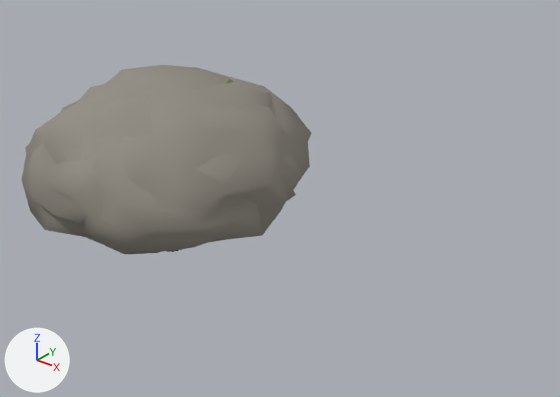
What one commit did to the Blender file public/models/coastal-assets.blend.
The view is the same before and after, from a 50 mm camera at (4.04, -3.74, 2.59) aimed at (-0.34, 1.72, -0.8). The lights are fixed; the arrows at lower left show +X, +Y and +Z. The first picture is the older version.

The first picture shows 'Granite', 'Granite.001', 'Granite.002'.
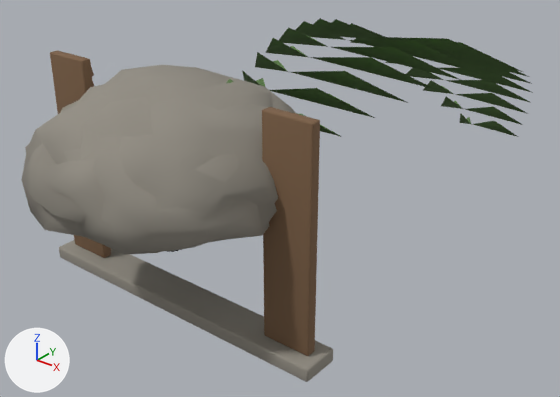
Pixel boxes (x1, y1, x2, y2) of what changed, in the pictures (560 x 397 px):
'Frame', added
    after: (50, 50, 333, 382)
    faces in mat_weathered_teak (brown #7c5f45): (50, 50, 320, 356)
    faces in mat_weathered_coastal_granite (grey #938e84): (59, 240, 333, 382)
'Palm blade', added (dark green)
    after: (242, 18, 533, 137)

What changed in the scene script:
```text
Add mat_weathered_teak:
    mat_weathered_teak = principled_material('Weathered teak')
    mat_weathered_teak.base_color = (0.2, 0.115, 0.059)  # brown #7c5f45
    mat_weathered_teak.roughness = 0.84
Add me_cube_137:
    me_cube_137.from_pydata(...)  # 2976 vertices, 3038 faces; spans x -0.29..2.55, y -0.17..0.17, z -1.02..0.9
    me_cube_137.polygons.foreach_set('use_smooth', [True] * 3038)
    # faces by material slot: [2940, 98]
    me_cube_137.materials.append(mat_weathered_teak)  # brown #7c5f45
    me_cube_137.materials.append(mat_weathered_coastal_granite)  # grey #938e84
Add me_feathered_palm:
    me_feathered_palm.from_pydata(...)  # 144 vertices, 72 faces; spans x -1.2..1.2, y 0.22..5.9, z -1.22..0.8
    me_feathered_palm.polygons.foreach_set('use_smooth', [True] * 72)
    me_feathered_palm.materials.append(mat_coastal_foliage)  # dark green #597c42
Add ob_frame:
    ob_frame = bpy.data.objects.new('Frame', me_cube_137)
    ob_frame.parent = ob_windowshutters
    ob_frame.location = (-1.13, 0.0, 0.0)
Add ob_windowshutters:
    ob_windowshutters = bpy.data.objects.new('WindowShutters', None)
    ob_windowshutters.location = (0.0, 0.0, 0.0)
Add ob_palm_blade:
    ob_palm_blade = bpy.data.objects.new('Palm blade', me_feathered_palm)
    ob_palm_blade.parent = ob_palmfrond
    ob_palm_blade.location = (0.0, 0.0, 0.0)
Add ob_palmfrond:
    ob_palmfrond = bpy.data.objects.new('PalmFrond', None)
    ob_palmfrond.location = (0.0, 0.0, 0.0)
```
